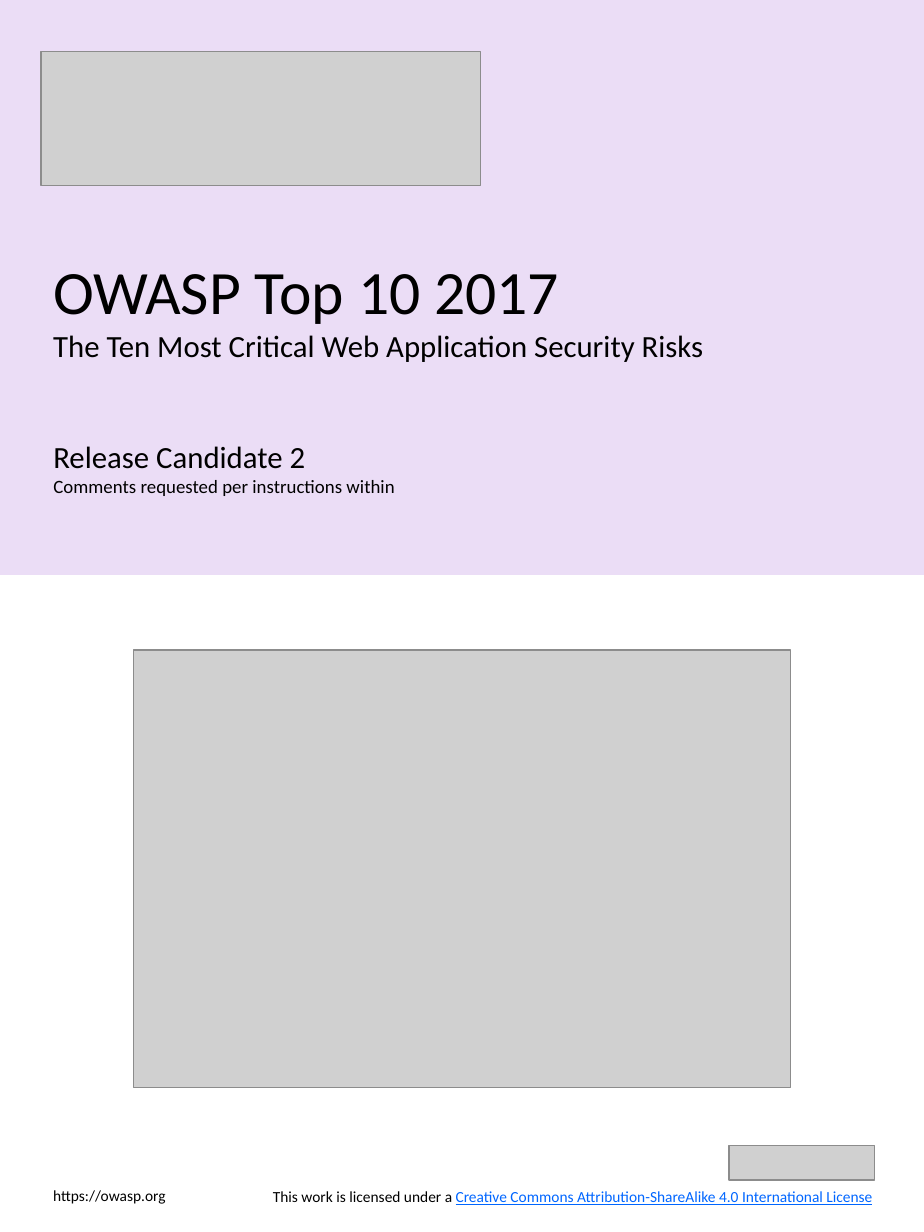
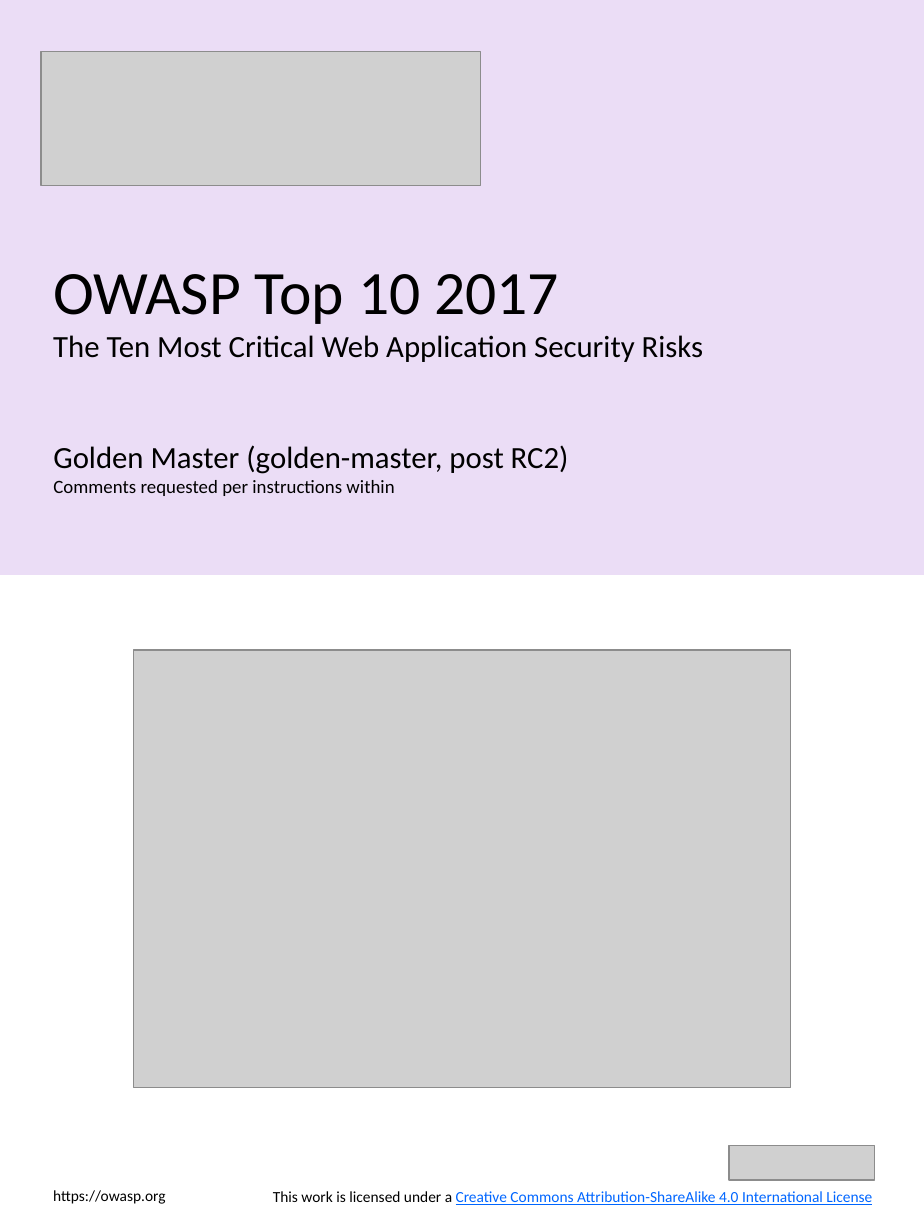
Before and after one commit to OWASP/Top10, a slide deck: slide 1 of 2017/OWASP Top 10 2017 GM (en).pptx. Drawn at 924x1232 pixels with LibreOffice and Linux fonts; fonts in the diff are those of the drawing; grey boxes stand for pictures. Boxes give left, top, right and bottom in pixels: in the first picture for what was removed or moved away, otherwise in the second. Text is boxed around its words. In the diff, an @@ line names an element or a change of style, - is before the commit and + after.

```diff
--- a/2017/OWASP Top 10 2017 GM (en).pptx
+++ b/2017/OWASP Top 10 2017 GM (en).pptx
@@ text at <box>53,445,569,474</box>: text changed @@
-Release Candidate 2
+Golden Master (golden-master, post RC2)
```
Also in this commit, not shown: 9 other files.
